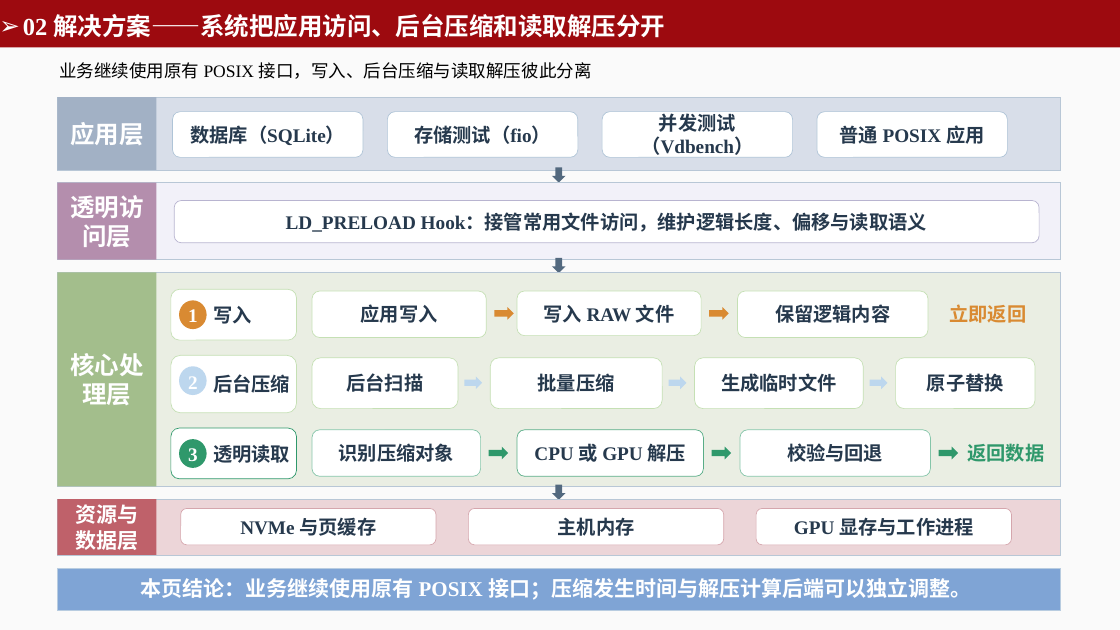
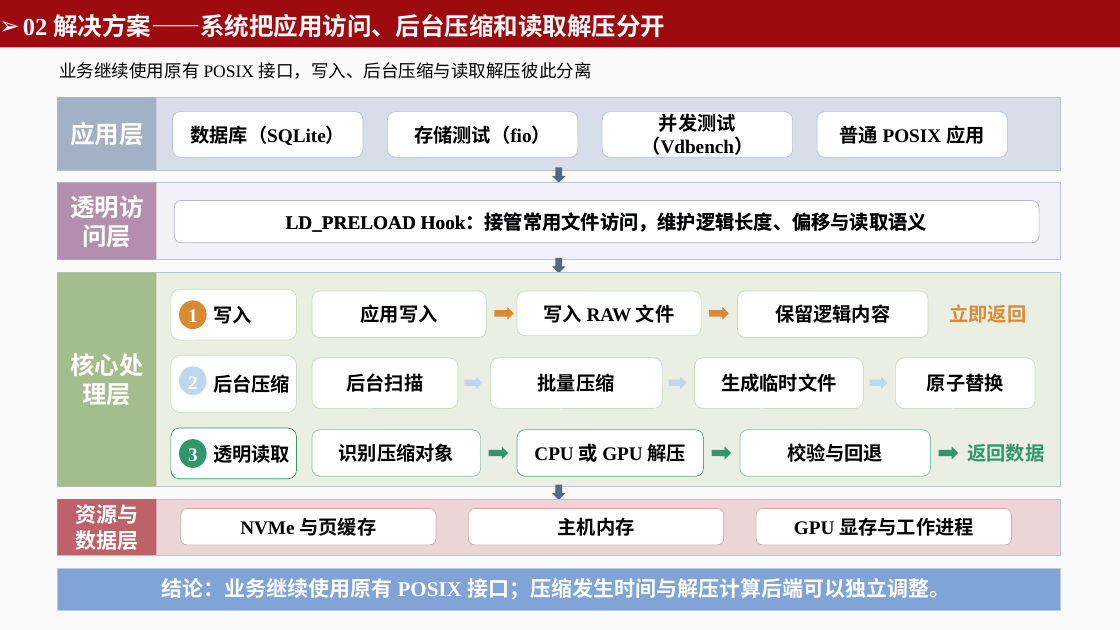
Before and after one commit to zhujiale520/GPUC, a slide deck: slide 8 of ppt/GPUC 项目答辩 — 基于 GPU 的透明存储压缩卸载系统.pptx. Drawn at 1120x630 pixels with LibreOffice and Linux fonts; fonts in the diff are those of the drawing. Boxes give left, top, right and bottom in pixels: in the first picture for what was removed or moved away, otherwise in the second. Text is boxed around its words. In the diff, an @@ line names an element or a change of style, - is before the commit and + after.

```diff
--- a/ppt/GPUC 项目答辩 — 基于 GPU 的透明存储压缩卸载系统.pptx
+++ b/ppt/GPUC 项目答辩 — 基于 GPU 的透明存储压缩卸载系统.pptx
@@ text colour #26394D to #000000 in 20 elements at (x1=213, y1=306, x2=251, y2=324), (x1=312, y1=291, x2=486, y2=338), (x1=517, y1=291, x2=701, y2=336), (x1=738, y1=291, x2=928, y2=338), (x1=213, y1=374, x2=290, y2=393), (x1=312, y1=358, x2=458, y2=409), (x1=490, y1=358, x2=662, y2=409), (x1=695, y1=358, x2=864, y2=409), (x1=896, y1=358, x2=1035, y2=409), (x1=213, y1=444, x2=290, y2=463), (x1=312, y1=430, x2=481, y2=476), (x1=517, y1=430, x2=704, y2=476), (x1=740, y1=430, x2=930, y2=476), (x1=181, y1=508, x2=436, y2=545), (x1=469, y1=508, x2=724, y2=545), (x1=756, y1=508, x2=1011, y2=545), (x1=173, y1=111, x2=363, y2=157), (x1=387, y1=111, x2=578, y2=157), (x1=602, y1=111, x2=792, y2=157), (x1=817, y1=111, x2=1007, y2=157) @@
@@ text added at (x1=189, y1=208, x2=1024, y2=235), 22 pt, text #000000, bold @@
+LD_PRELOAD Hook：接管常用文件访问，维护逻辑长度、偏移与读取语义
@@ text at (x1=162, y1=578, x2=950, y2=600): text changed @@
-本页结论：业务继续使用原有 POSIX 接口；压缩发生时间与解压计算后端可以独立调整。
+结论：业务继续使用原有 POSIX 接口；压缩发生时间与解压计算后端可以独立调整。
```
Also in this commit, not shown: 17 other slides changed, 2 other files.
